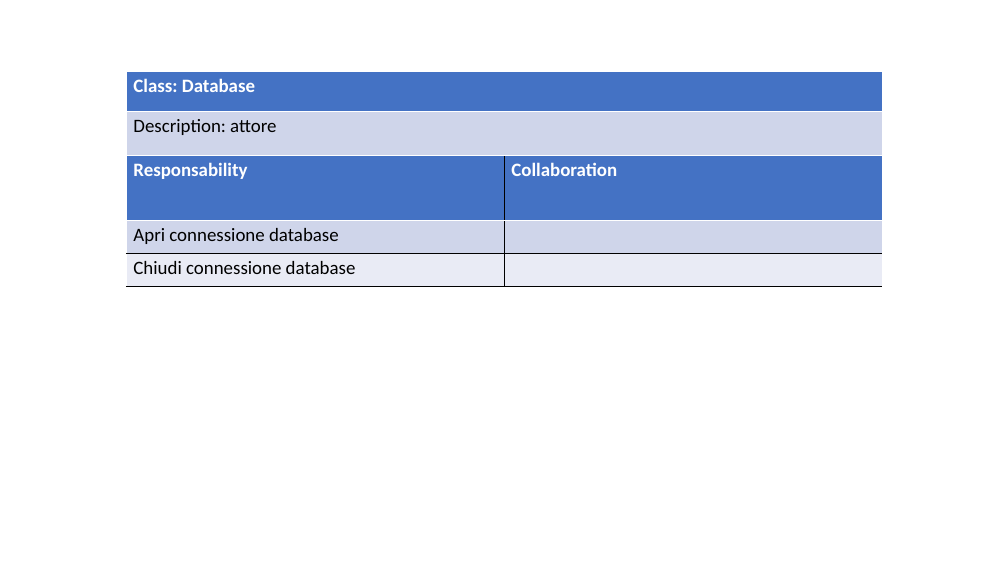
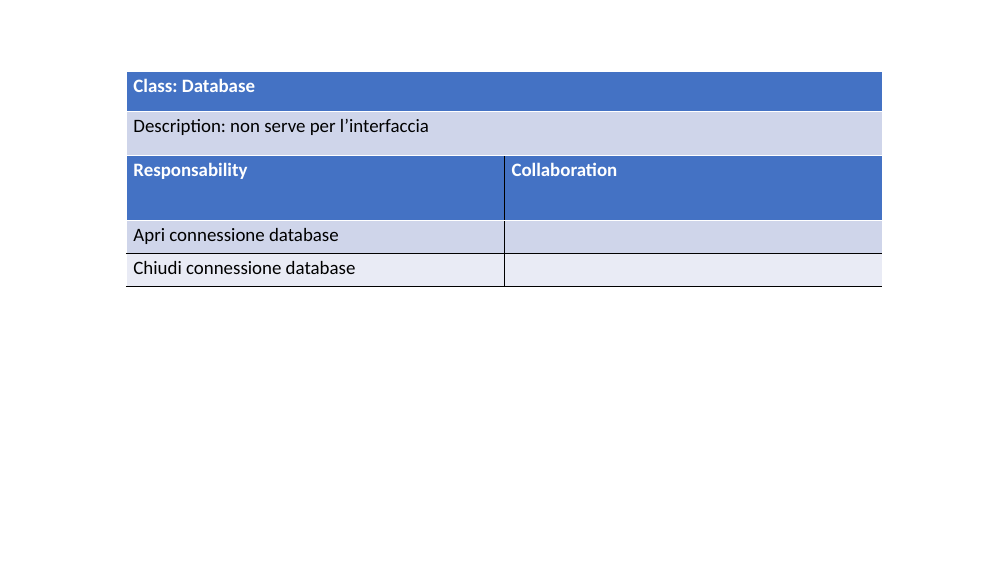
Before and after one commit to ecorradini/ProgettoIDS, a slide deck: slide 3 of AnalisiRequisiti/CRC/UT4/CRC_UT4.ppt. Drawn at 1008x567 pixels with LibreOffice and Linux fonts; fonts in the diff are those of the drawing. Boxes give left, top, right and bottom in pixels: in the first picture for what was removed or moved away, otherwise in the second. Text is boxed around its words. In the diff, an @@ line names an element or a change of style, - is before the commit and + after.

```diff
--- a/AnalisiRequisiti/CRC/UT4/CRC_UT4.ppt
+++ b/AnalisiRequisiti/CRC/UT4/CRC_UT4.ppt
@@ table at (126,71,883,156) @@
-row 2, column 1: Description: attore
+row 2, column 1: Description: non serve per l’interfaccia
```
Also in this commit, not shown: 7 other slides changed.
